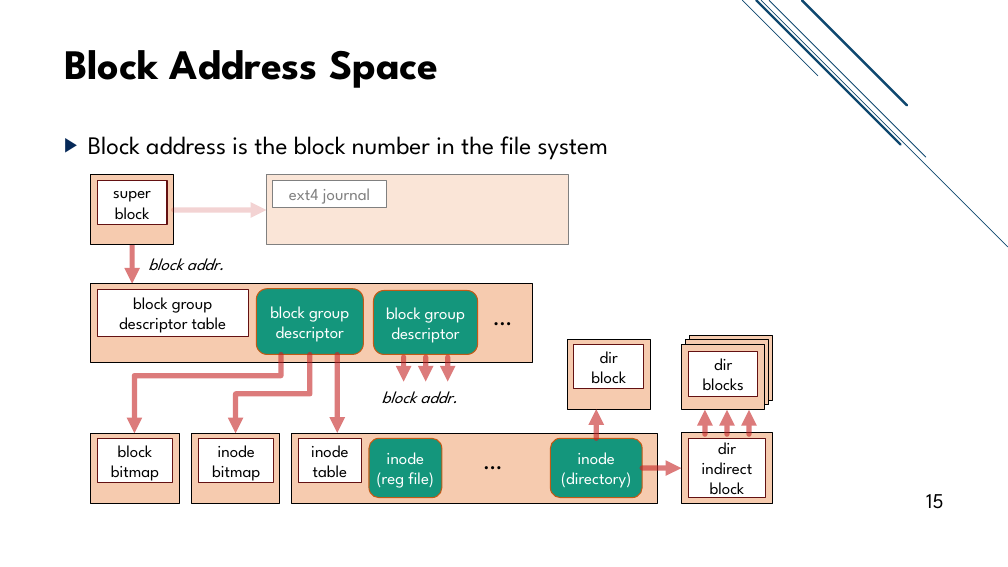
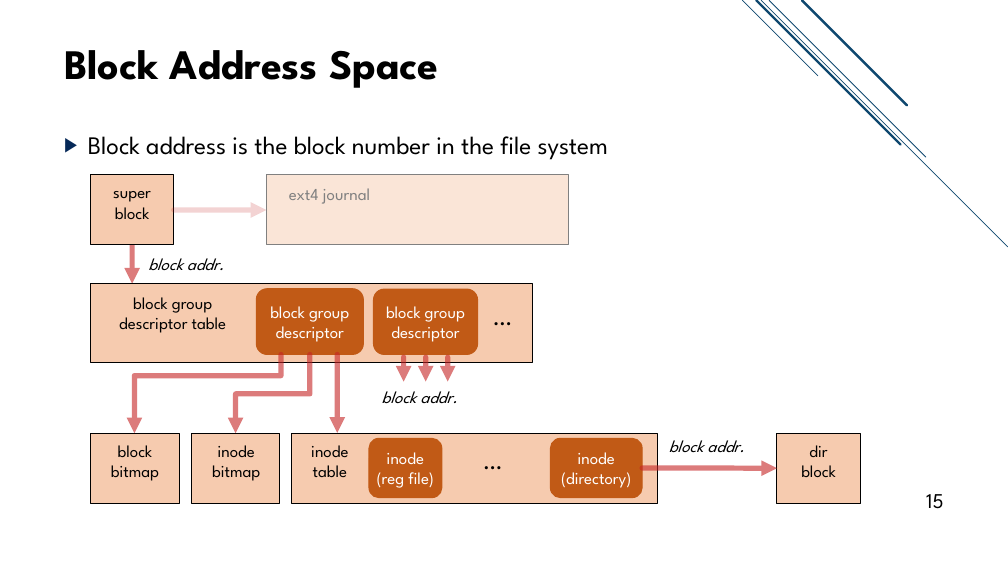
Before and after one commit to jacksun007/spiffy-paper, a slide deck: slide 15 of talk/spiffy_talk.pptx. Drawn at 1008x567 pixels with LibreOffice and Linux fonts; fonts in the diff are those of the drawing. Boxes give left, top, right and bottom in pixels: in the first picture for what was removed or moved away, otherwise in the second. Text is boxed around its words. In the diff, an @@ line names an element or a change of style, - is before the commit and + after.

Commit message:
updated slides to increase code font size and unify look of graphics

```diff
--- a/talk/spiffy_talk.pptx
+++ b/talk/spiffy_talk.pptx
@@ text "ext4 journal" at box(289, 188, 370, 204): fill #FFFFFF to none; outline #808080 1 pt to none @@
@@ fill #14967C to #C15A16 in 4 elements at box(256, 289, 364, 355), box(369, 439, 442, 498), box(551, 439, 642, 498), box(374, 289, 478, 355) @@
@@ group removed at box(681, 336, 773, 410): 4 rectangles @@
-dir
-blocks
@@ arrow removed from (597, 439) to (597, 409) @@
@@ arrow removed from (705, 434) to (705, 410) @@
@@ arrow removed from (727, 434) to (727, 410) @@
@@ arrow removed from (749, 434) to (749, 410) @@
@@ 6 texts: place and size @@
-6 texts at box(98, 181, 387, 483)
+6 texts at box(111, 188, 370, 481)
@@ text added at box(669, 440, 744, 452), 16 pt, text #000000, italic @@
+block addr.
@@ rectangle removed at box(681, 433, 773, 504) @@
@@ rectangle removed at box(689, 439, 765, 498) @@
-dir
-indirect
-block
@@ rectangle: place and size @@
-rectangle at box(567, 340, 650, 410)
+rectangle at box(777, 433, 861, 504)
@@ fill #FFFFFF to none; outline #631212 1 pt to none in 6 elements at box(111, 445, 159, 481), box(113, 191, 151, 219), box(119, 297, 227, 333), box(212, 445, 260, 481), box(311, 445, 348, 477), box(801, 445, 836, 477) @@
@@ text "dir block": place and size @@
-text "dir block" at box(574, 345, 644, 389)
+text "dir block" at box(801, 445, 836, 477)
@@ arrow moved from (642, 468) - (681, 468) to (642, 468) - (777, 468) @@
```
Also in this commit, not shown: 21 other slides changed, 2 slides added, 1 other file.
